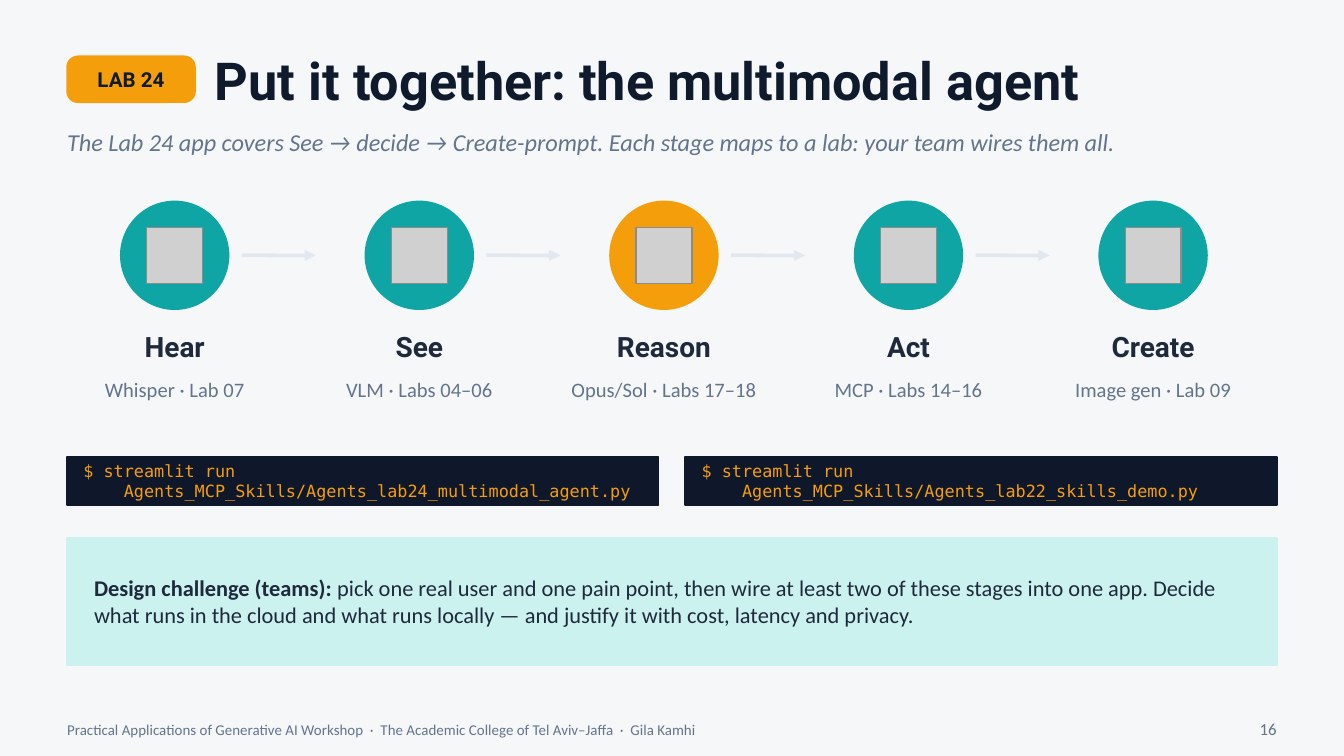
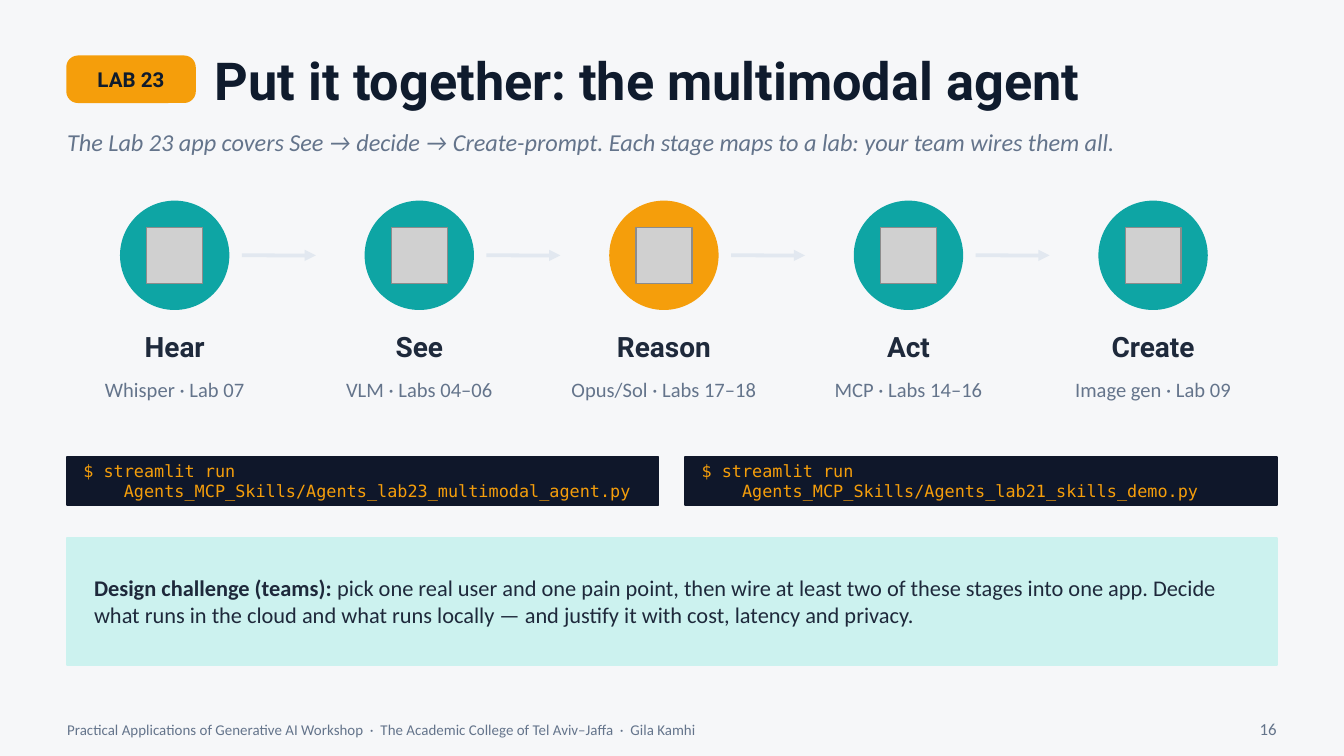
Before and after one commit to MTAGenAICourse/GenAI_APIs_Cloud_Local, a slide deck: slide 16 of Agents_MCP_Skills/PAGA-3_Agents_MCP_Skills.pptx. Drawn at 1344x756 pixels with LibreOffice and Linux fonts; fonts in the diff are those of the drawing; grey boxes stand for pictures. Boxes give left, top, right and bottom in pixels: in the first picture for what was removed or moved away, otherwise in the second. Text is boxed around its words. In the diff, an @@ line names an element or a change of style, - is before the commit and + after.

```diff
--- a/Agents_MCP_Skills/PAGA-3_Agents_MCP_Skills.pptx
+++ b/Agents_MCP_Skills/PAGA-3_Agents_MCP_Skills.pptx
@@ text at (97, 72, 165, 88): text changed @@
-LAB 24
+LAB 23
@@ text at (67, 134, 1115, 155): text changed @@
-The Lab 24 app covers See → decide → Create-prompt. Each stage maps to a lab: your team wires them all.
+The Lab 23 app covers See → decide → Create-prompt. Each stage maps to a lab: your team wires them all.
@@ text at (104, 464, 631, 501): text changed @@
-$ streamlit run
-Agents_MCP_Skills/Agents_lab24_multimodal_agent.py
+$ streamlit run
+Agents_MCP_Skills/Agents_lab23_multimodal_agent.py
@@ text at (722, 464, 1198, 501): text changed @@
-$ streamlit run
-Agents_MCP_Skills/Agents_lab22_skills_demo.py
+$ streamlit run
+Agents_MCP_Skills/Agents_lab21_skills_demo.py
```
Also in this commit, not shown: 9 other slides changed.
